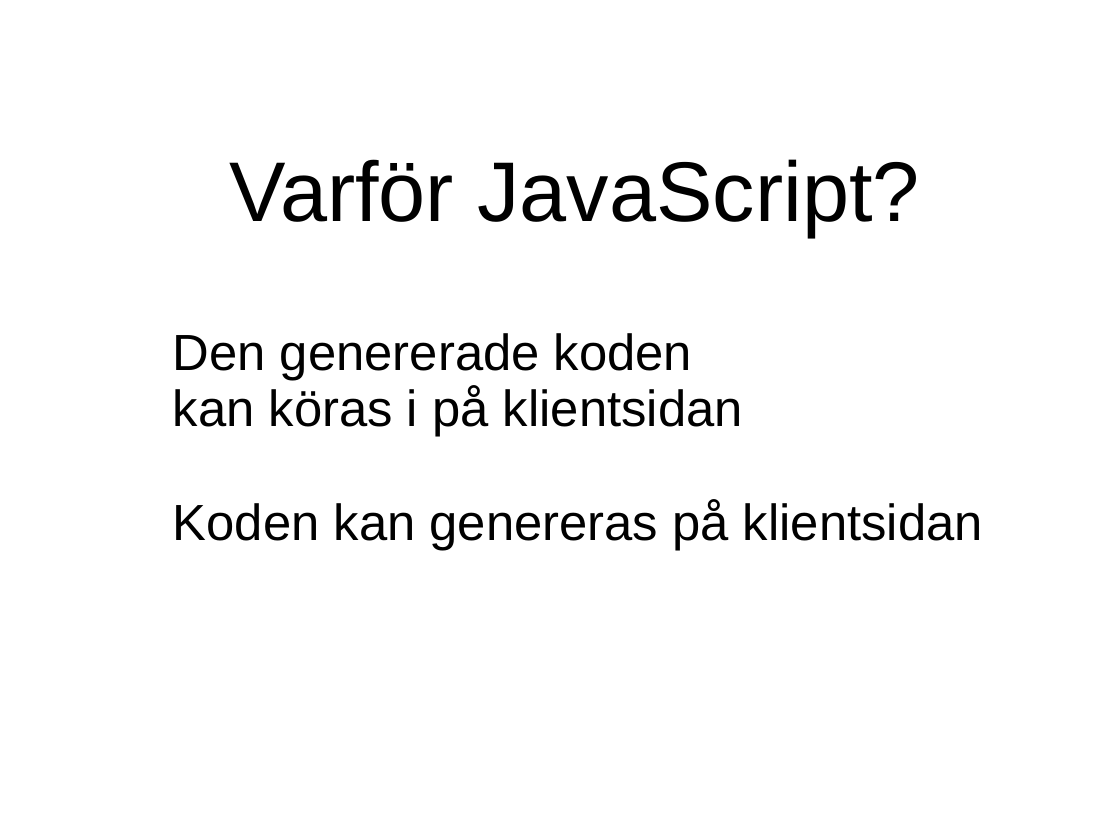
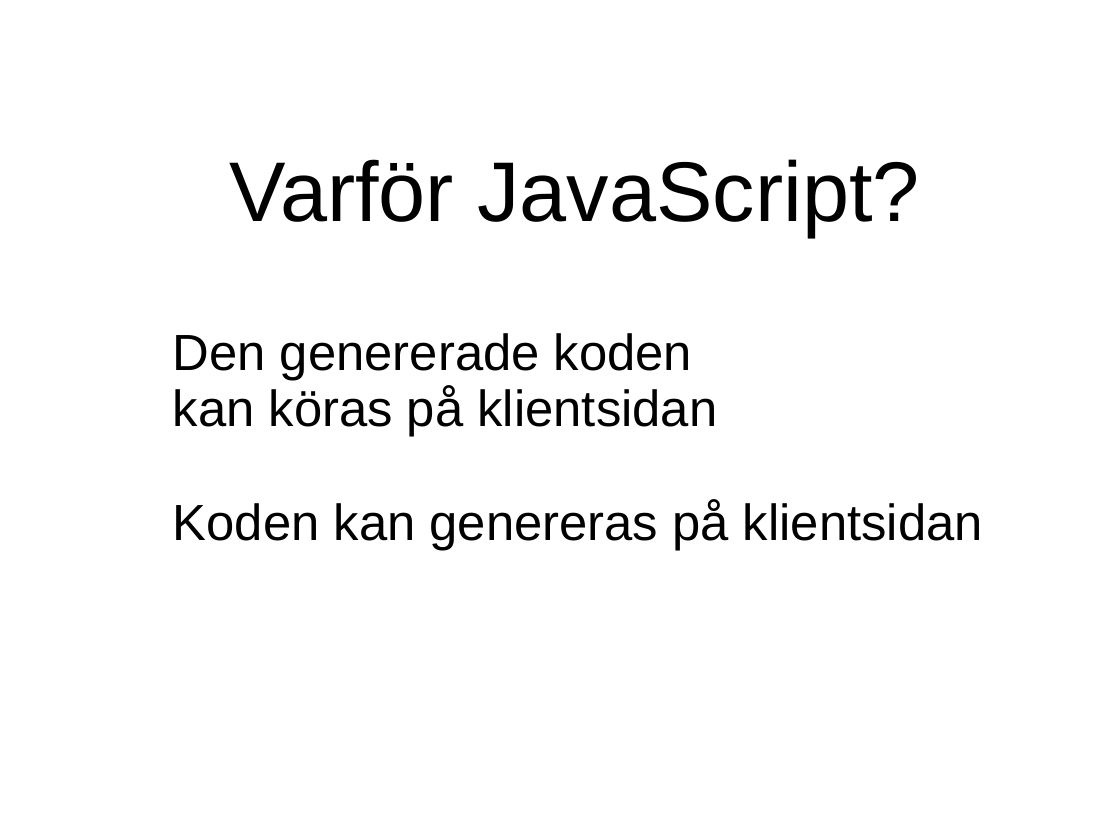
Before and after one commit to evilcandybag/JSHC, a slide deck: slide 7 of report/presentation.ppt. Drawn at 1120x840 pixels with LibreOffice and Linux fonts; fonts in the diff are those of the drawing. Boxes give left, top, right and bottom in pixels: in the first picture for what was removed or moved away, otherwise in the second. Text is boxed around its words. In the diff, an @@ line names an element or a change of style, - is before the commit and + after.

```diff
--- a/report/presentation.ppt
+++ b/report/presentation.ppt
@@ text at bbox=[173, 386, 718, 437]: text changed @@
-kan köras i på klientsidan
+kan köras på klientsidan
```
Also in this commit, not shown: 2 other slides changed, 1 slide added.
